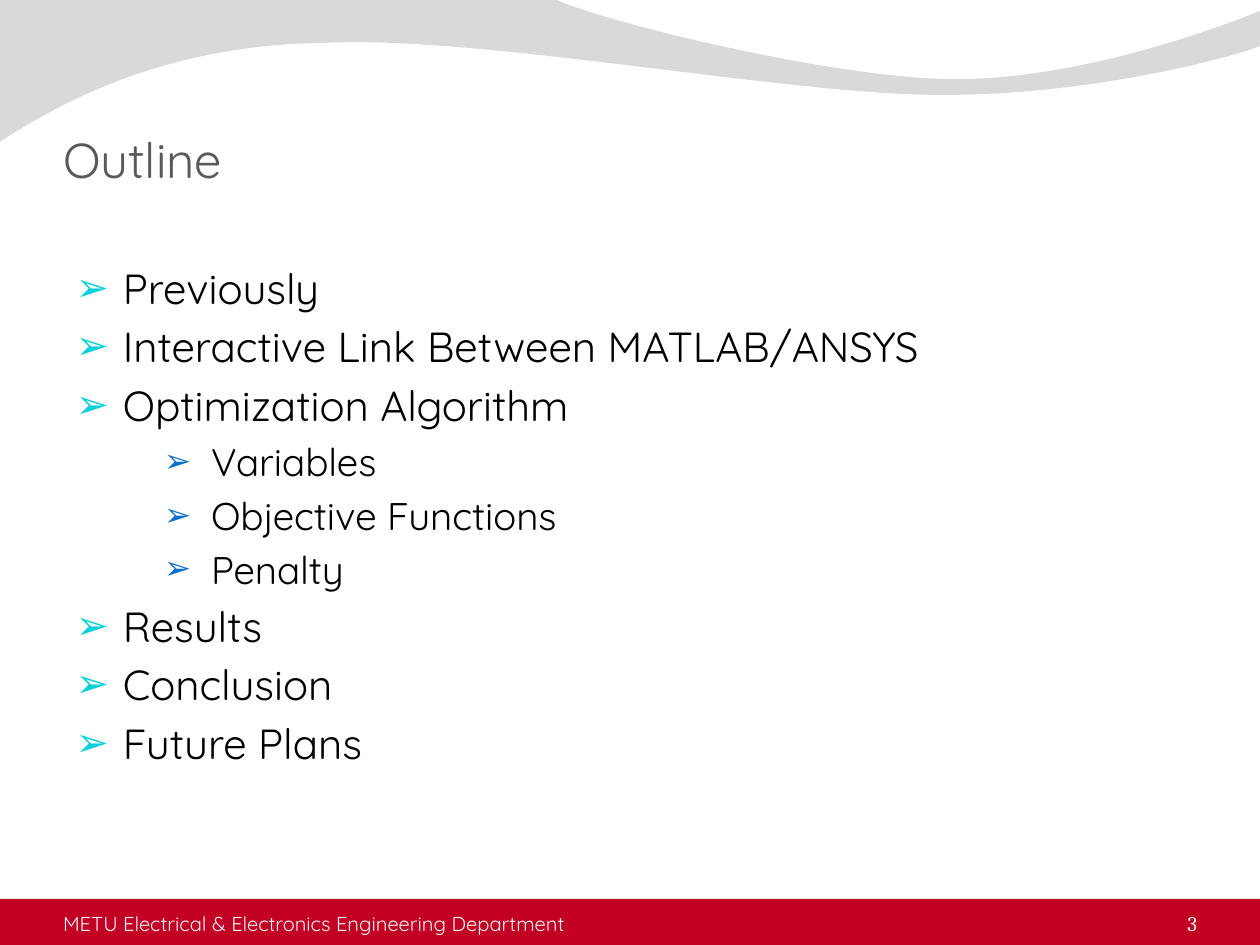
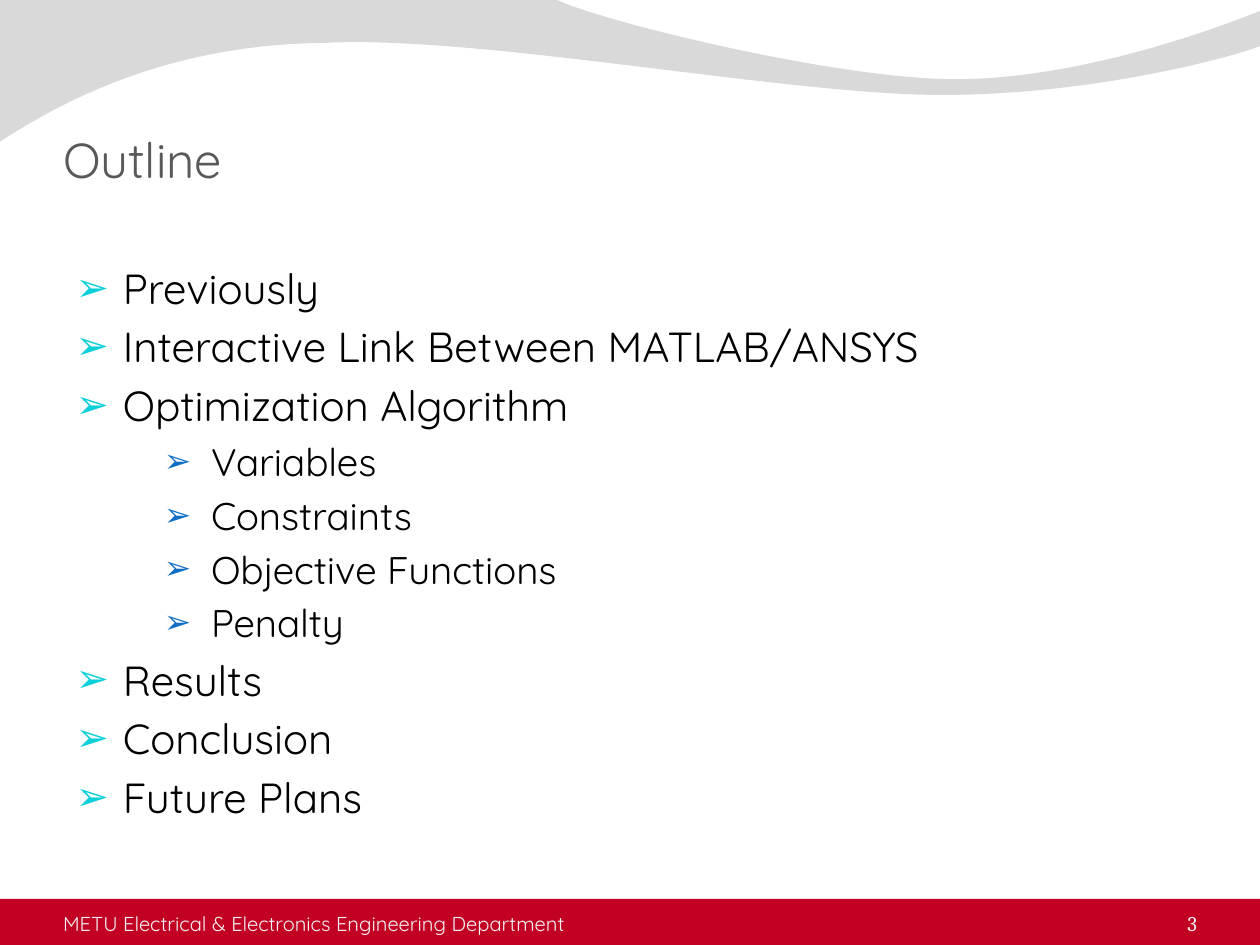
Before and after one commit to sametyakut/Studies, a slide deck: slide 3 of Presentations/Keysani_Sunum_Winding_Design_2023_10_03.pptx. Drawn at 1260x945 pixels with LibreOffice and Linux fonts; fonts in the diff are those of the drawing; background and template pictures are left out. Boxes give left, top, right and bottom in pixels: in the first picture for what was removed or moved away, otherwise in the second. Text is boxed around its words. In the diff, an @@ line names an element or a change of style, - is before the commit and + after.

```diff
--- a/Presentations/Keysani_Sunum_Winding_Design_2023_10_03.pptx
+++ b/Presentations/Keysani_Sunum_Winding_Design_2023_10_03.pptx
@@ text at box(211, 502, 412, 531): paragraph added @@
+  ➢ Constraints
```
Also in this commit, not shown: 1 other slide changed, 2 slides added, 9 other files.
